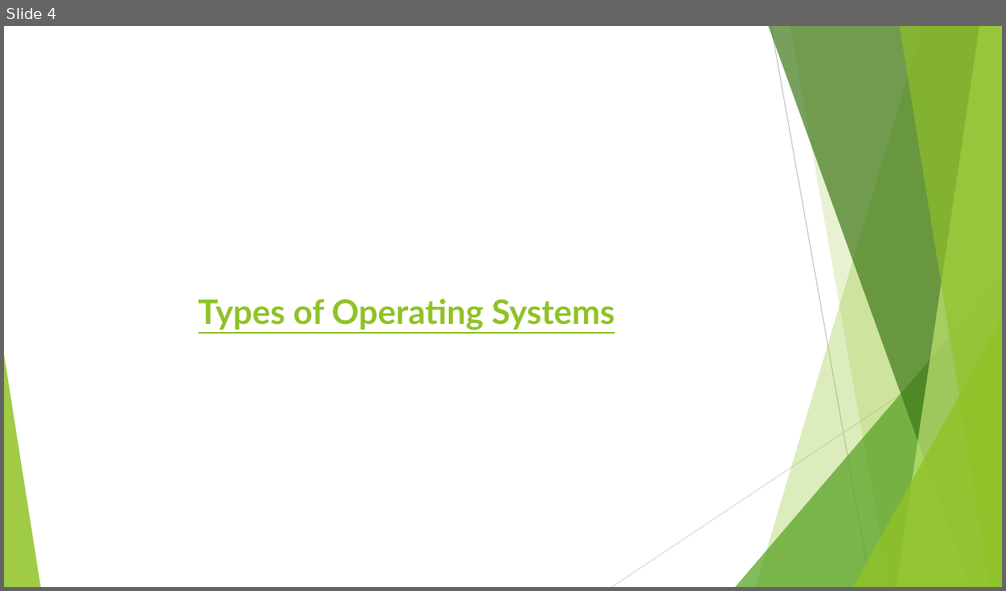
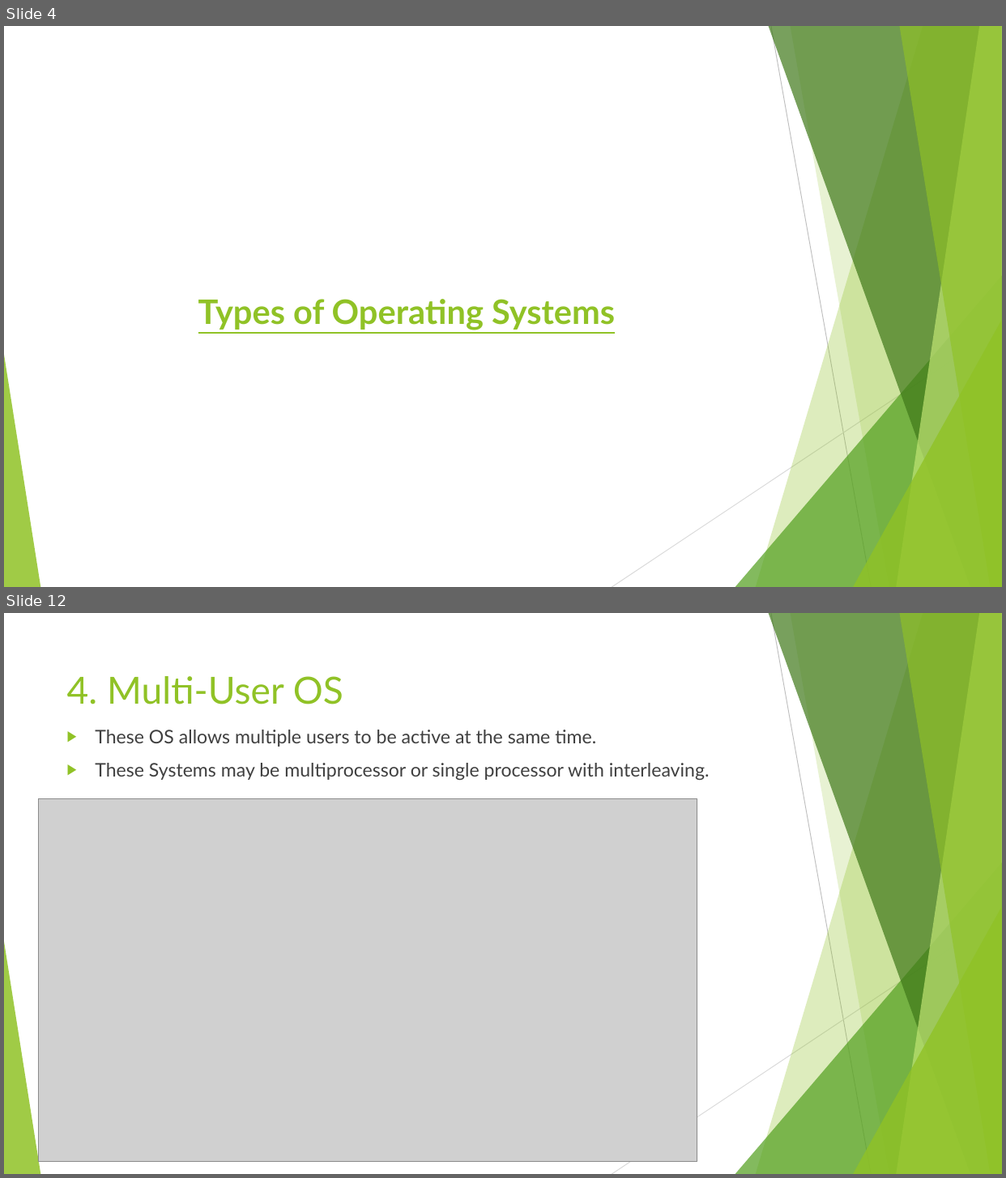
Before and after one commit to jasjaseemkp/DevOps, a slide deck: Operating System Basics/Operating Systems Basics.pptx. Shown one above the other, each under a label of ours: slide 4 before the commit, slides 4 and 12 after it; the slides between them are not shown. The pictures are 1006x591 and 1006x1178 pixels, drawn with LibreOffice and Linux fonts; fonts in the diff are those of the drawing; grey boxes stand for pictures. Boxes give left, top, right and bottom in pixels: in the first picture for what was removed or moved away, otherwise in the second. Text is boxed around its words. In the diff, an @@ line names an element or a change of style, - is before the commit and + after.

Commit message:
Operating systems basics is modified 29/03/2025

```diff
--- a/Operating System Basics/Operating Systems Basics.pptx
+++ b/Operating System Basics/Operating Systems Basics.pptx
@@ slide 12 added at <box>4,613,1002,1174</box>, background #FFFFFF; not listed: 10 template elements that a slide beside it also shows @@
@@ title added at <box>67,676,343,705</box>, 36 pt, text #90C226 @@
+4. Multi-User OS
@@ text added at <box>95,730,710,780</box>, 18 pt, text #404040 @@
+▶ These OS allows multiple users to be active at the same time.
+▶ These Systems may be multiprocessor or single processor with interleaving.
@@ picture added at <box>39,799,697,1161</box> @@
```
Also in this commit, not shown: 11 other slides added.
